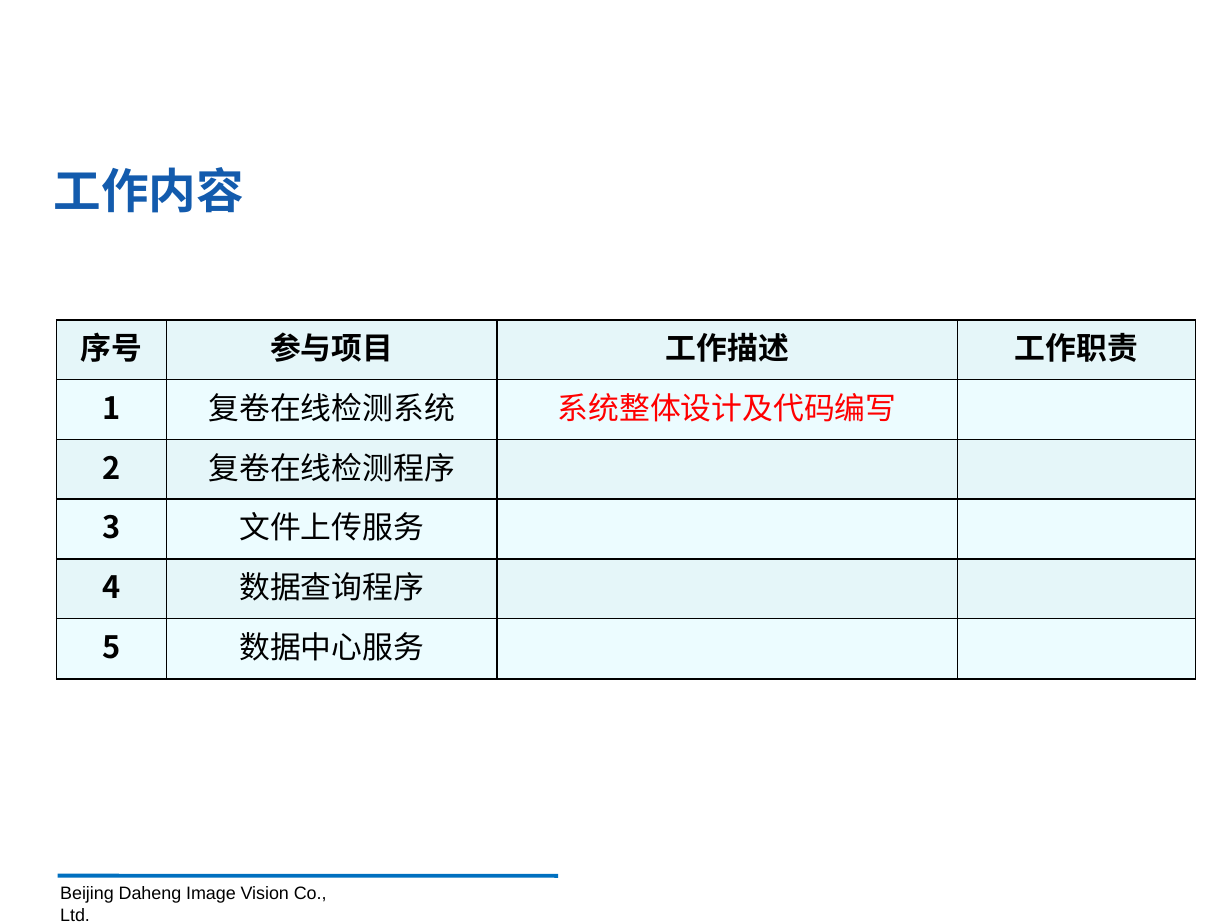
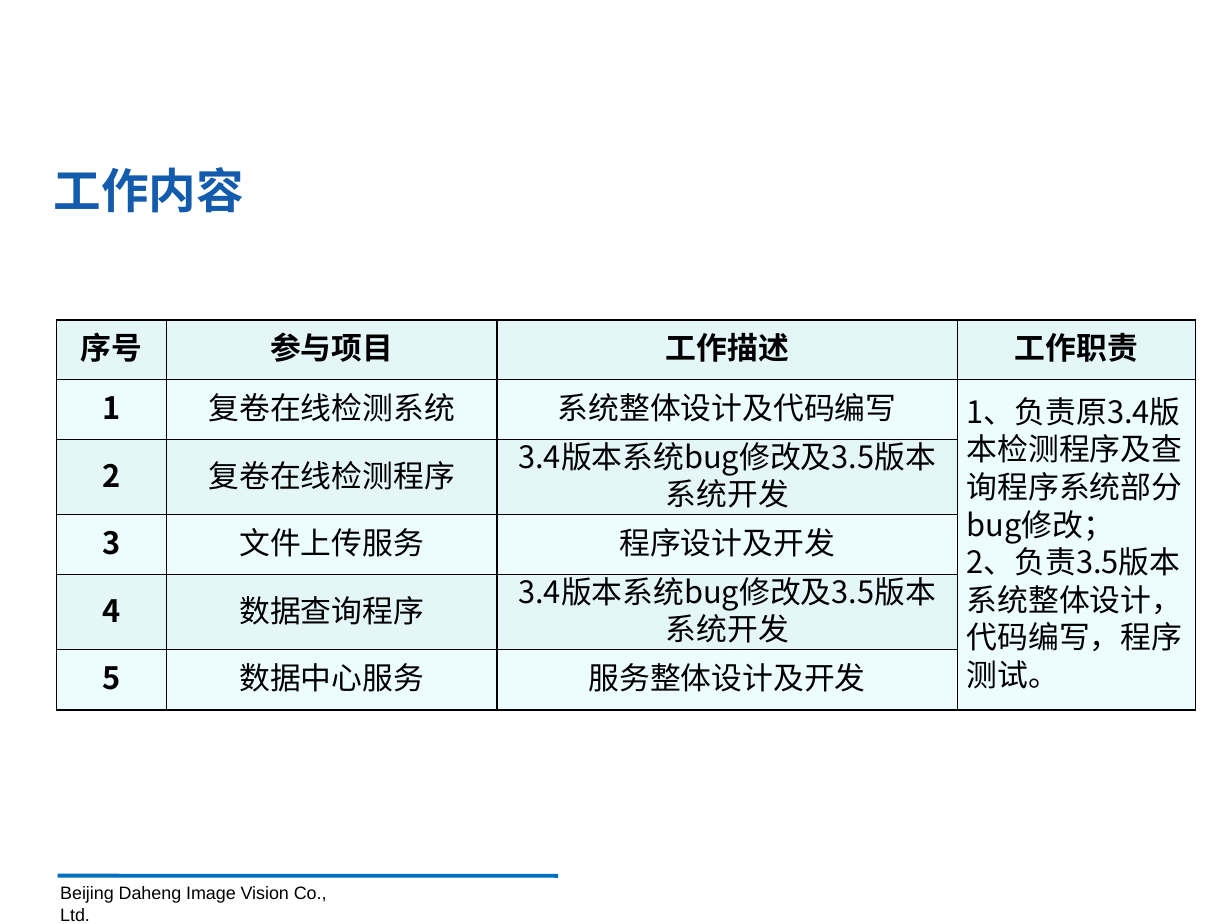
Before and after one commit to sabercc0805/daheng, a slide deck: slide 4 of 研发工程师述职报告PPT-张赵浩然-2018.pptx. Drawn at 1232x924 pixels with LibreOffice and Linux fonts; fonts in the diff are those of the drawing; background and template pictures are left out. Boxes give left, top, right and bottom in pixels: in the first picture for what was removed or moved away, otherwise in the second. Text is boxed around its words. In the diff, an @@ line names an element or a change of style, - is before the commit and + after.

Commit message:
20190108

```diff
--- a/研发工程师述职报告PPT-张赵浩然-2018.pptx
+++ b/研发工程师述职报告PPT-张赵浩然-2018.pptx
@@ table at (57, 320, 1195, 738) @@
-row 2, column 4: 
+row 2, column 4: 1、负责原3.4版本检测程序及查询程序系统部分bug修改； / 2、负责3.5版本系统整体设计，代码编写，程序测试。
-row 3, column 3: 
+row 3, column 3: 3.4版本系统bug修改及3.5版本系统开发
-row 4, column 3: 
+row 4, column 3: 程序设计及开发
-row 5, column 3: 
+row 5, column 3: 3.4版本系统bug修改及3.5版本系统开发
-row 6, column 3: 
+row 6, column 3: 服务整体设计及开发
@@ text colour #FF0000 to #000000 in "系统整体设计及代码编写" @@
```
Also in this commit, not shown: 2 slides added.
